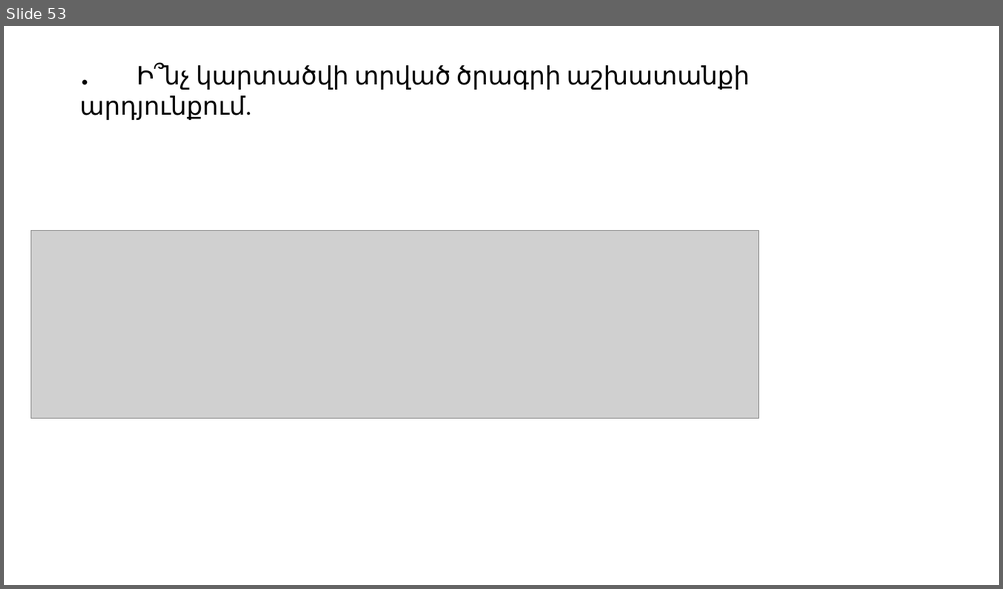
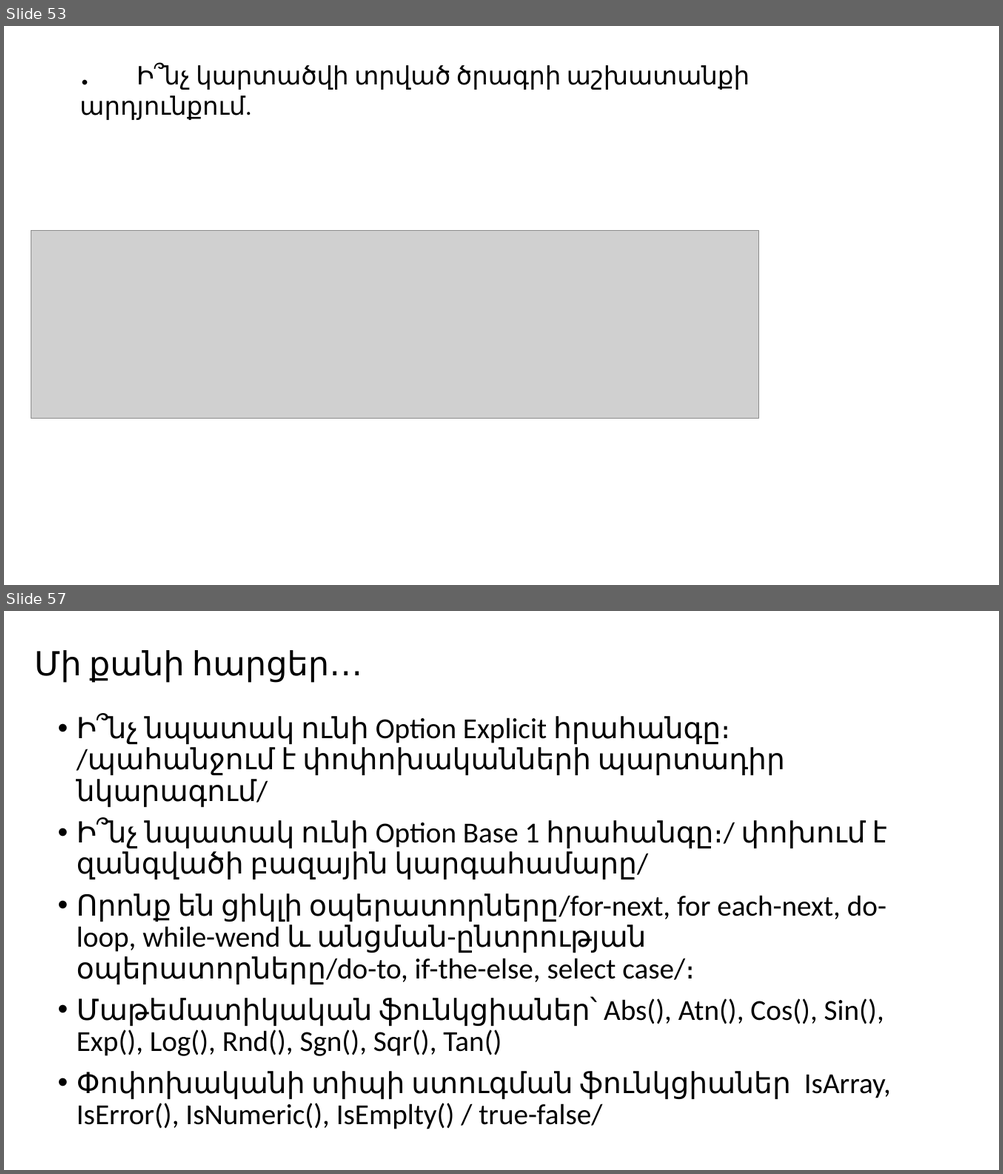
Before and after one commit to Zilfimian/VBA-Spring_2019-YSU, a slide deck: Problems/VBA.pptx. Shown one above the other, each under a label of ours: slide 53 before the commit, slides 53 and 57 after it; the slides between them are not shown. The pictures are 1003x589 and 1003x1174 pixels, drawn with LibreOffice and Linux fonts; fonts in the diff are those of the drawing; grey boxes stand for pictures. Boxes give left, top, right and bottom in pixels: in the first picture for what was removed or moved away, otherwise in the second. Text is boxed around its words. In the diff, an @@ line names an element or a change of style, - is before the commit and + after.

```diff
--- a/Problems/VBA.pptx
+++ b/Problems/VBA.pptx
@@ slide 57 added at (4, 611, 999, 1170), background #FFFFFF @@
@@ title added at (34, 650, 362, 683), 32 pt, text #000000 @@
+Մի քանի հարցեր․․․
@@ text added at (77, 715, 891, 1130), 28 pt, text #000000 @@
+• Ի՞նչ նպատակ ունի Option Explicit հրահանգը։ /պահանջում է փոփոխականների պարտադիր նկարագում/
+• Ի՞նչ նպատակ ունի Option Base 1 հրահանգը։/ փոխում է զանգվածի բազային կարգահամարը/
+• Որոնք են ցիկլի օպերատորները/for-next, for each-next, do-loop, while-wend և անցման-ընտրության օպերատորները/do-to, if-the-else, select case/։
+• Մաթեմատիկական ֆունկցիաներ՝ Abs(), Atn(), Cos(), Sin(), Exp(), Log(), Rnd(), Sgn(), Sqr(), Tan()
+• Փոփոխականի տիպի ստուգման ֆունկցիաներ IsArray, IsError(), IsNumeric(), IsEmplty() / true-false/
```
Also in this commit, not shown: 1 slide changed, 14 other slides added.
